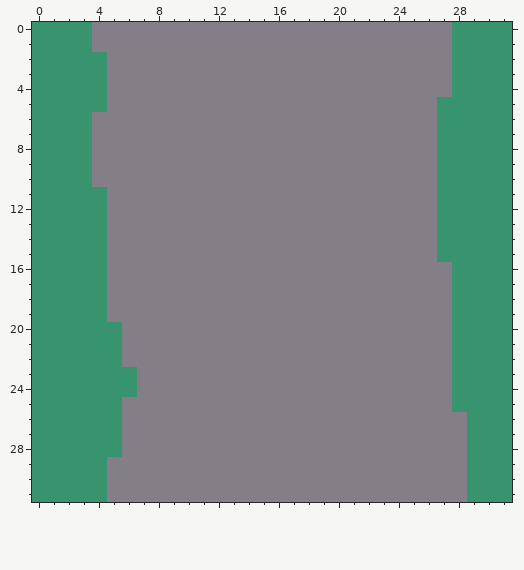
Pixel-art file: Assets/BackgroundTiles/grass-path.ase. The picture above was drawn from the file before the commit.
32x32 pixels, 1 frame.
The same view after the edit:
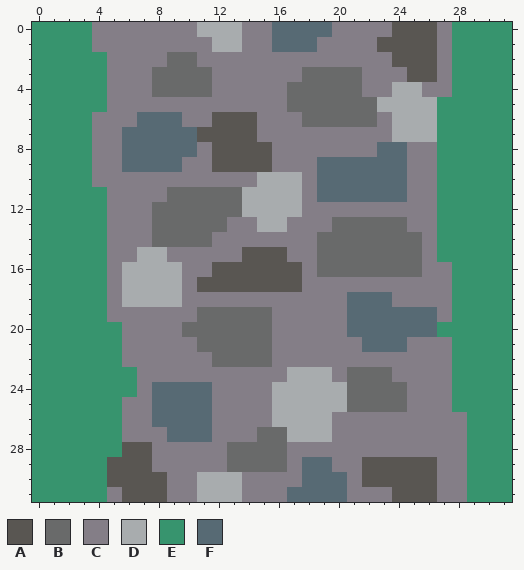
Palette (. is transparent): A #595652  B #696a6a  C #847e87  D #a8acae  E #37946e  F #576a74
Difference:
@@ x 0..31 @@
- 0 EEEECCCCCCCCCCCCCCCCCCCCCCCCEEEE
- 1 EEEECCCCCCCCCCCCCCCCCCCCCCCCEEEE
- 2 EEEEECCCCCCCCCCCCCCCCCCCCCCCEEEE
- 3 EEEEECCCCCCCCCCCCCCCCCCCCCCCEEEE
- 4 EEEEECCCCCCCCCCCCCCCCCCCCCCCEEEE
- 5 EEEEECCCCCCCCCCCCCCCCCCCCCCEEEEE
- 6 EEEECCCCCCCCCCCCCCCCCCCCCCCEEEEE
- 7 EEEECCCCCCCCCCCCCCCCCCCCCCCEEEEE
- 8 EEEECCCCCCCCCCCCCCCCCCCCCCCEEEEE
- 9 EEEECCCCCCCCCCCCCCCCCCCCCCCEEEEE
-10 EEEECCCCCCCCCCCCCCCCCCCCCCCEEEEE
-11 EEEEECCCCCCCCCCCCCCCCCCCCCCEEEEE
-12 EEEEECCCCCCCCCCCCCCCCCCCCCCEEEEE
-13 EEEEECCCCCCCCCCCCCCCCCCCCCCEEEEE
-14 EEEEECCCCCCCCCCCCCCCCCCCCCCEEEEE
-15 EEEEECCCCCCCCCCCCCCCCCCCCCCEEEEE
-16 EEEEECCCCCCCCCCCCCCCCCCCCCCCEEEE
-17 EEEEECCCCCCCCCCCCCCCCCCCCCCCEEEE
-18 EEEEECCCCCCCCCCCCCCCCCCCCCCCEEEE
-19 EEEEECCCCCCCCCCCCCCCCCCCCCCCEEEE
-20 EEEEEECCCCCCCCCCCCCCCCCCCCCCEEEE
-21 EEEEEECCCCCCCCCCCCCCCCCCCCCCEEEE
-22 EEEEEECCCCCCCCCCCCCCCCCCCCCCEEEE
-23 EEEEEEECCCCCCCCCCCCCCCCCCCCCEEEE
-24 EEEEEEECCCCCCCCCCCCCCCCCCCCCEEEE
-25 EEEEEECCCCCCCCCCCCCCCCCCCCCCEEEE
-26 EEEEEECCCCCCCCCCCCCCCCCCCCCCCEEE
-27 EEEEEECCCCCCCCCCCCCCCCCCCCCCCEEE
-28 EEEEEECCCCCCCCCCCCCCCCCCCCCCCEEE
-29 EEEEECCCCCCCCCCCCCCCCCCCCCCCCEEE
-30 EEEEECCCCCCCCCCCCCCCCCCCCCCCCEEE
-31 EEEEECCCCCCCCCCCCCCCCCCCCCCCCEEE
+ 0 EEEECCCCCCCDDDCCFFFFCCCCAAACEEEE
+ 1 EEEECCCCCCCCDDCCFFFCCCCAAAACEEEE
+ 2 EEEEECCCCBBCCCCCCCCCCCCCAAACEEEE
+ 3 EEEEECCCBBBBCCCCCCBBBBCCCAACEEEE
+ 4 EEEEECCCBBBBCCCCCBBBBBCCDDCCEEEE
+ 5 EEEEECCCCCCCCCCCCBBBBBBDDDDEEEEE
+ 6 EEEECCCFFFCCAAACCCBBBBBCDDDEEEEE
+ 7 EEEECCFFFFFAAAACCCCCCCCCDDDEEEEE
+ 8 EEEECCFFFFFCAAAACCCCCCCFFCCEEEEE
+ 9 EEEECCFFFFCCAAAACCCFFFFFFCCEEEEE
+10 EEEECCCCCCCCCCCDDDCFFFFFFCCEEEEE
+11 EEEEECCCCBBBBBDDDDCFFFFFFCCEEEEE
+12 EEEEECCCBBBBBBDDDDCCCCCCCCCEEEEE
+13 EEEEECCCBBBBBCCDDCCCBBBBBCCEEEEE
+14 EEEEECCCBBBBCCCCCCCBBBBBBBCEEEEE
+15 EEEEECCDDCCCCCAAACCBBBBBBBCEEEEE
+16 EEEEECDDDDCCAAAAAACBBBBBBBCCEEEE
+17 EEEEECDDDDCAAAAAAACCCCCCCCCCEEEE
+18 EEEEECDDDDCCCCCCCCCCCFFFCCCCEEEE
+19 EEEEECCCCCCBBBBBCCCCCFFFFFFCEEEE
+20 EEEEEECCCCBBBBBBCCCCCFFFFFFEEEEE
+21 EEEEEECCCCCBBBBBCCCCCCFFFCCCEEEE
+22 EEEEEECCCCCCBBBBCCCCCCCCCCCCEEEE
+23 EEEEEEECCCCCCCCCCDDDCBBBCCCCEEEE
+24 EEEEEEECFFFFCCCCDDDDDBBBBCCCEEEE
+25 EEEEEECCFFFFCCCCDDDDDBBBBCCCEEEE
+26 EEEEEECCFFFFCCCCDDDDCCCCCCCCCEEE
+27 EEEEEECCCFFFCCCBBDDDCCCCCCCCCEEE
+28 EEEEEEAACCCCCBBBBCCCCCCCCCCCCEEE
+29 EEEEEAAACCCCCBBBBCFFCCAAAAACCEEE
+30 EEEEEAAAACCDDDCCCCFFFCAAAAACCEEE
+31 EEEEECAAACCDDDCCCFFFFCCCAAACCEEE
